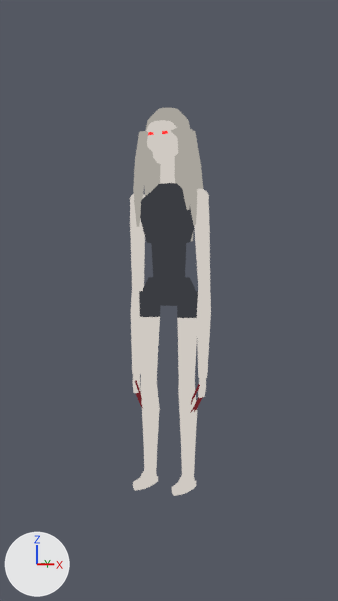
Renders of the Blender file assets/series-lead/rig-3d/infected/witch-rig.blend from each side of a commit.
Camera for both pictures: the file's camera 'LeadCam'. The lights are fixed; the arrows at lower left show +X, +Y and +Z. The first picture is the older version.

In view in the first picture: 'Witch_Arms', 'Witch_Hair', 'Witch_Head', 'Witch_Legs', 'Witch_Neck', 'Witch_Torso'.
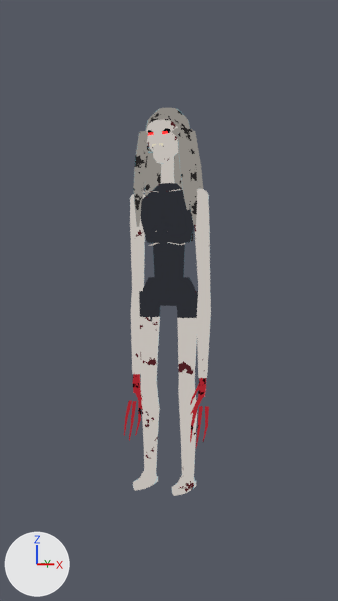
Pixel boxes [x1, y1, x2, y2] of what changed, in the pictures (338 x 601 px):
'Witch_Legs', surface changed: [133, 277, 198, 496] in both
'Witch_Arms', surface changed, recoloured: [130, 189, 211, 411] in both
'Witch_Hair', surface changed (darker): [133, 108, 203, 241] in both
'Witch_Head', surface changed: [146, 120, 178, 164] in both
'Witch_HorrorDetails', added: after [124, 128, 209, 448]
    faces in mat_mat_witch_claws: [124, 401, 209, 448]
'Witch_Neck', surface changed: [161, 157, 175, 183] in both
part 1 of me_witch_arms, recoloured: [132, 374, 141, 393] in both
part 2 of me_witch_arms, recoloured: [198, 378, 206, 398] in both

Diff of the bpy script that builds the scene:
```diff
--- a/assets/series-lead/rig-3d/infected/witch-rig.blend.py
+++ b/assets/series-lead/rig-3d/infected/witch-rig.blend.py
@@ mat_mat_witch_skin @@
 mat_mat_witch_skin = bpy.data.materials.new('Mat_Witch_Skin')
-# nodes: Group, OutputMaterial
-# colours: light grey #cfc9c2, grey #a39d96
+# nodes: Emission, Group, LayerWeight, Mix x2, OutputMaterial, TexCoord, TexNoise, ValToRGB x2
+# colours: light grey #c4beb8, grey #807a76, black #000000, white #ffffff, dark red #4d1e22, grey #b3b3b3, cyan #7bc8d8
@@ mat_mat_witch_hair @@
 mat_mat_witch_hair = bpy.data.materials.new('Mat_Witch_Hair')
-# nodes: Group, OutputMaterial
-# colours: grey #a8a49c, grey #7d7a73
+# nodes: Emission, Group, LayerWeight, Mix x2, OutputMaterial, TexCoord, TexNoise, ValToRGB x2
+# colours: grey #8f8b85, dark grey #4c4946, black #000000, white #ffffff, black #262424, grey #a0a0a0, cyan #7bc8d8
@@ mat_mat_witch_bone @@
+mat_mat_witch_bone = bpy.data.materials.new('Mat_Witch_Bone')
+# nodes: Emission, Group, LayerWeight, Mix, OutputMaterial, TexCoord, TexNoise, ValToRGB
+# colours: grey #b5aea7, grey #6f6965, black #000000, white #ffffff, dark red #42181c, grey #adadad, cyan #7bc8d8
@@ mat_mat_witch_socket @@
+mat_mat_witch_socket = bpy.data.materials.new('Mat_Witch_Socket')
+mat_mat_witch_socket.use_nodes = True; mat_mat_witch_socket.node_tree.nodes.clear()
+_N = mat_mat_witch_socket.node_tree.nodes; _L = mat_mat_witch_socket.node_tree.links
+n0 = _N.new('ShaderNodeOutputMaterial'); n0.name = 'Material Output'
+n1 = _N.new('ShaderNodeGroup'); n1.name = 'Cel2Tone'
+n1.node_tree = ng_cel2tone
+n1.inputs[0].default_value = (0.00335, 0.00402, 0.00518, 1.0)  # 'BaseColor', black #0b0d10
+n1.inputs[1].default_value = (0.00152, 0.00182, 0.00243, 1.0)  # 'ShadowColor', black #050608
+n1.inputs[2].default_value = 0.35  # 'Threshold'
+n1.inputs[3].default_value = 0.0  # 'LightTintMix'
+_L.new(n1.outputs[0], n0.inputs[0])  # 'Color' to 'Surface'
@@ mat_mat_witch_teeth @@
+mat_mat_witch_teeth = bpy.data.materials.new('Mat_Witch_Teeth')
+mat_mat_witch_teeth.use_nodes = True; mat_mat_witch_teeth.node_tree.nodes.clear()
+_N = mat_mat_witch_teeth.node_tree.nodes; _L = mat_mat_witch_teeth.node_tree.links
+n0 = _N.new('ShaderNodeOutputMaterial'); n0.name = 'Material Output'
+n1 = _N.new('ShaderNodeGroup'); n1.name = 'Cel2Tone'
+n1.node_tree = ng_cel2tone
+n1.inputs[0].default_value = (0.694, 0.638, 0.479, 1.0)  # 'BaseColor', pale yellow #d9d1b8
+n1.inputs[1].default_value = (0.332, 0.292, 0.191, 1.0)  # 'ShadowColor', yellow #9c9379
+n1.inputs[2].default_value = 0.35  # 'Threshold'
+n1.inputs[3].default_value = 0.0  # 'LightTintMix'
+_L.new(n1.outputs[0], n0.inputs[0])  # 'Color' to 'Surface'
@@ me_witch_arms @@
-me_witch_arms.from_pydata(...)  # 576 vertices, 528 faces; spans x -0.189..0.189, y -0.039..0.042, z 0.271..1.274
+me_witch_arms.from_pydata(...)  # 576 vertices, 528 faces; spans x -0.189..0.189, y -0.039..0.042, z 0.24..1.274
+# me_witch_arms part 1: 18 of the faces centred in x -0.169..-0.145, y -0.026..0.019, z 0.393..0.478 switch from mat_mat_witch_skin to mat_mat_witch_claws
+# me_witch_arms part 2: 18 of the faces centred in x 0.145..0.169, y -0.026..0.019, z 0.393..0.478 switch from mat_mat_witch_skin to mat_mat_witch_claws
+# edits to the shape of me_witch_arms do not show in these pictures
@@ ob_witch_horrordetails @@
+ob_witch_horrordetails = bpy.data.objects.new('Witch_HorrorDetails', me_witch_horrordetails)  # 536 vertices, 414 faces; spans x -0.195..0.196, y -0.118..0.087, z 0.189..1.521
+ob_witch_horrordetails.location = (0.0, 0.0, 0.0)
```
